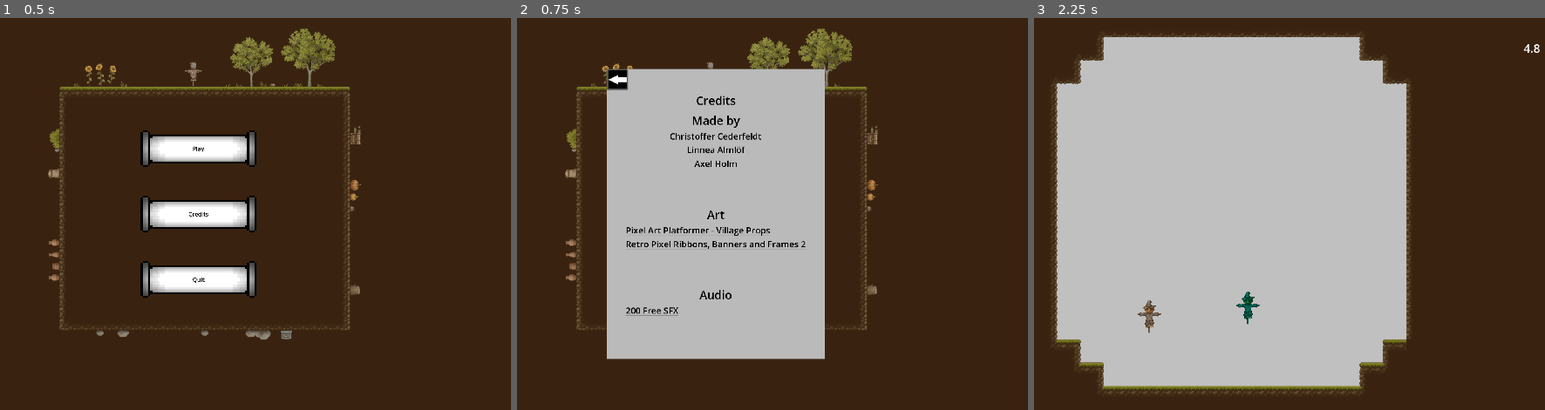
Above: before the commit, frames 1-3 (left to right).
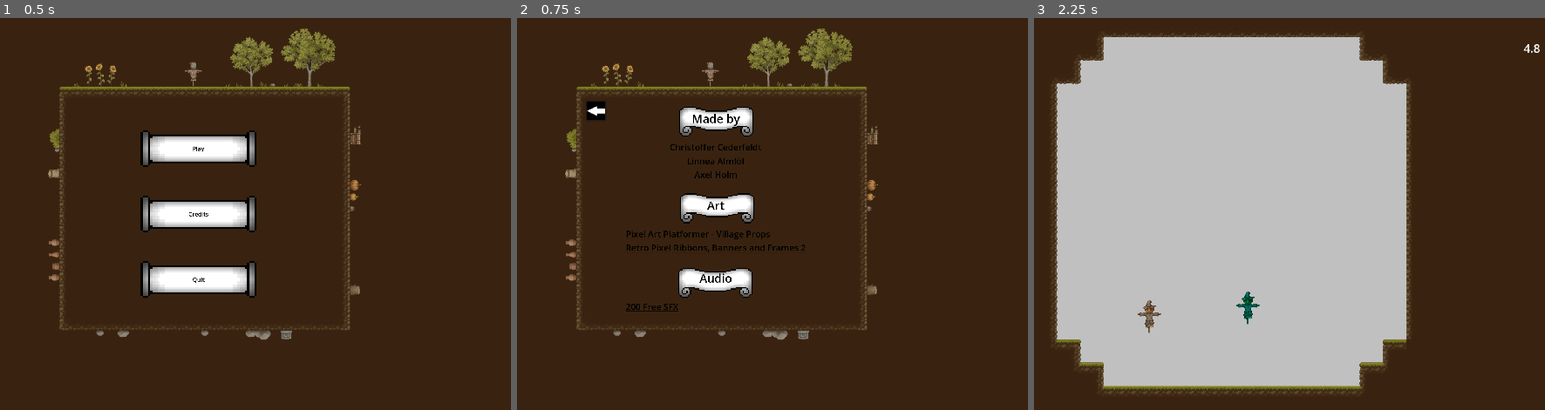
Above: after the commit, the same moments.

Repository: adudewithapc/piktiv-autumn-game-jam-2024
Game: Godot game, scene res://Scenes/UI/Menu.tscn
Two runs of this game, one before a commit and one after it. Both use one fixed random seed, a clock stepped at 60 frames per second and the inputs below. Sound files missing from this copy of the repository are replaced by a short silence.
Inputs (mouse positions are in pixels of both pictures, inside the frame that each line leads up to; where the layout moved, square brackets give the same spot in the first picture):
- Up to frame 1 (0.5 s): no input
- Up to frame 2 (0.75 s): click "Credits" at 0.5 s
- Up to frame 3 (2.25 s): click (1110, 112) [1136, 80] at 1.25 s; click "Play" at 2 s

Frame 1 is identical in both runs. In frame 2, 31% of the frame differs, in the area x 13-61%, y 12-88%; in frame 3, nothing differs.

Commit message:
Credits remake

Diff:
--- a/Scenes/UI/Credits.tscn
+++ b/Scenes/UI/Credits.tscn
@@ -1,20 +1,7 @@
-[gd_scene load_steps=6 format=3 uid="uid://bdg5ibh43a2wl"]
-
+[gd_scene load_steps=4 format=3 uid="uid://bdg5ibh43a2wl"]
+
+[ext_resource type="Texture2D" uid="uid://dq7mbtmtbn3rx" path="res://Scenes/UI/banner1.tres" id="1_ogmla"]
 [ext_resource type="Texture2D" uid="uid://lpvrp468rxjr" path="res://Art/arrow.png" id="1_r4ara"]
-
-[sub_resource type="Gradient" id="Gradient_tkgbq"]
-offsets = PackedFloat32Array(0, 0.0194805)
-colors = PackedColorArray(0.733333, 0.733333, 0.733333, 1, 0.733333, 0.733333, 0.733333, 1)
-
-[sub_resource type="GradientTexture2D" id="GradientTexture2D_4rcc3"]
-gradient = SubResource("Gradient_tkgbq")
-width = 600
-height = 800
-fill_to = Vector2(0, 0.00917431)
-
-[sub_resource type="LabelSettings" id="LabelSettings_dp25u"]
-font_size = 32
-font_color = Color(0, 0, 0, 1)
 
 [sub_resource type="LabelSettings" id="LabelSettings_hvl5j"]
 font_size = 32
@@ -22,70 +9,87 @@
 
 [node name="Credits" type="Control"]
 layout_mode = 3
-anchors_preset = 15
-anchor_right = 1.0
-anchor_bottom = 1.0
-grow_horizontal = 2
-grow_vertical = 2
-
-[node name="TextureRect" type="TextureRect" parent="."]
-layout_mode = 1
-anchors_preset = 8
-anchor_left = 0.5
-anchor_top = 0.5
-anchor_right = 0.5
-anchor_bottom = 0.5
-grow_horizontal = 2
-grow_vertical = 2
-texture = SubResource("GradientTexture2D_4rcc3")
-
-[node name="Title" type="Label" parent="TextureRect"]
-layout_mode = 1
-anchors_preset = 5
-anchor_left = 0.5
-anchor_right = 0.5
-offset_left = -55.0
-offset_top = 64.13
-offset_right = 55.0
-offset_bottom = 109.13
-grow_horizontal = 2
-text = "Credits"
-label_settings = SubResource("LabelSettings_dp25u")
-
-[node name="BackButton" type="Button" parent="TextureRect"]
+anchors_preset = 8
+anchor_left = 0.5
+anchor_top = 0.5
+anchor_right = 0.5
+anchor_bottom = 0.5
+grow_horizontal = 2
+grow_vertical = 2
+
+[node name="Control" type="Control" parent="."]
+layout_mode = 1
+anchors_preset = 8
+anchor_left = 0.5
+anchor_top = 0.5
+anchor_right = 0.5
+anchor_bottom = 0.5
+offset_left = -300.0
+offset_top = -352.0
+offset_right = -260.0
+offset_bottom = -312.0
+grow_horizontal = 2
+grow_vertical = 2
+
+[node name="BackButton" type="Button" parent="Control"]
 layout_mode = 0
-offset_right = 8.0
-offset_bottom = 8.0
+offset_left = -59.0
+offset_top = 38.0
+offset_right = -1.0
+offset_bottom = 96.0
 icon = ExtResource("1_r4ara")
 
-[node name="Content" type="VBoxContainer" parent="TextureRect"]
-layout_mode = 1
-anchors_preset = 8
-anchor_left = 0.5
-anchor_top = 0.5
-anchor_right = 0.5
-anchor_bottom = 0.5
-offset_left = -20.0
-offset_top = -20.0
-offset_right = 20.0
-offset_bottom = 20.0
-grow_horizontal = 2
-grow_vertical = 2
-theme_override_constants/separation = 100
-
-[node name="Programmers" type="VBoxContainer" parent="TextureRect/Content"]
-layout_mode = 2
-
-[node name="Sub-title" type="Label" parent="TextureRect/Content/Programmers"]
-layout_mode = 2
+[node name="Content" type="VBoxContainer" parent="Control"]
+layout_mode = 1
+anchors_preset = 8
+anchor_left = 0.5
+anchor_top = 0.5
+anchor_right = 0.5
+anchor_bottom = 0.5
+offset_left = 32.0
+offset_top = 45.5
+offset_right = 528.0
+offset_bottom = 608.5
+grow_horizontal = 2
+grow_vertical = 2
+theme_override_constants/separation = 45
+
+[node name="Programmers" type="VBoxContainer" parent="Control/Content"]
+layout_mode = 2
+
+[node name="Control" type="Control" parent="Control/Content/Programmers"]
+custom_minimum_size = Vector2(0, 80)
+layout_mode = 2
+
+[node name="TextureRect" type="TextureRect" parent="Control/Content/Programmers/Control"]
+layout_mode = 1
+anchors_preset = 8
+anchor_left = 0.5
+anchor_top = 0.5
+anchor_right = 0.5
+anchor_bottom = 0.5
+offset_left = -101.0
+offset_top = -50.5
+offset_right = -39.0
+offset_bottom = -25.5
+grow_horizontal = 2
+grow_vertical = 2
+scale = Vector2(3.3063, 3.3063)
+texture = ExtResource("1_ogmla")
+
+[node name="Sub-title" type="Label" parent="Control/Content/Programmers/Control"]
+layout_mode = 2
+offset_right = 496.0
+offset_bottom = 45.0
+size_flags_vertical = 1
 text = "Made by"
 label_settings = SubResource("LabelSettings_hvl5j")
 horizontal_alignment = 1
 
-[node name="Christoffer" type="CenterContainer" parent="TextureRect/Content/Programmers"]
-layout_mode = 2
-
-[node name="LinkButton3" type="LinkButton" parent="TextureRect/Content/Programmers/Christoffer"]
+[node name="Christoffer" type="CenterContainer" parent="Control/Content/Programmers"]
+layout_mode = 2
+
+[node name="LinkButton3" type="LinkButton" parent="Control/Content/Programmers/Christoffer"]
 layout_mode = 2
 theme_override_colors/font_color = Color(0, 0, 0, 1)
 theme_override_colors/font_hover_color = Color(0.111197, 0.111197, 0.111197, 1)
@@ -94,10 +98,10 @@
 text = "Christoffer Cederfeldt"
 uri = "https://chrizcode.itch.io/"
 
-[node name="Linnea" type="CenterContainer" parent="TextureRect/Content/Programmers"]
-layout_mode = 2
-
-[node name="LinkButton3" type="LinkButton" parent="TextureRect/Content/Programmers/Linnea"]
+[node name="Linnea" type="CenterContainer" parent="Control/Content/Programmers"]
+layout_mode = 2
+
+[node name="LinkButton3" type="LinkButton" parent="Control/Content/Programmers/Linnea"]
 layout_mode = 2
 theme_override_colors/font_color = Color(0, 0, 0, 1)
 theme_override_colors/font_hover_color = Color(0.111197, 0.111197, 0.111197, 1)
@@ -106,10 +110,10 @@
 text = "Linnea Almlöf"
 uri = "https://itch.io/profile/nea1303"
 
-[node name="Axel" type="CenterContainer" parent="TextureRect/Content/Programmers"]
-layout_mode = 2
-
-[node name="LinkButton3" type="LinkButton" parent="TextureRect/Content/Programmers/Axel"]
+[node name="Axel" type="CenterContainer" parent="Control/Content/Programmers"]
+layout_mode = 2
+
+[node name="LinkButton3" type="LinkButton" parent="Control/Content/Programmers/Axel"]
 layout_mode = 2
 theme_override_colors/font_color = Color(0, 0, 0, 1)
 theme_override_colors/font_hover_color = Color(0.111197, 0.111197, 0.111197, 1)
@@ -118,16 +122,38 @@
 text = "Axel Holm"
 uri = "https://that-martin-guy.itch.io"
 
-[node name="Art" type="VBoxContainer" parent="TextureRect/Content"]
-layout_mode = 2
-
-[node name="Sub-title" type="Label" parent="TextureRect/Content/Art"]
-layout_mode = 2
+[node name="Art" type="VBoxContainer" parent="Control/Content"]
+layout_mode = 2
+
+[node name="Control" type="Control" parent="Control/Content/Art"]
+custom_minimum_size = Vector2(0, 80)
+layout_mode = 2
+
+[node name="TextureRect2" type="TextureRect" parent="Control/Content/Art/Control"]
+layout_mode = 1
+anchors_preset = 8
+anchor_left = 0.5
+anchor_top = 0.5
+anchor_right = 0.5
+anchor_bottom = 0.5
+offset_left = -98.9999
+offset_top = -50.9999
+offset_right = -36.9999
+offset_bottom = -25.9999
+grow_horizontal = 2
+grow_vertical = 2
+scale = Vector2(3.3063, 3.3063)
+texture = ExtResource("1_ogmla")
+
+[node name="Sub-title" type="Label" parent="Control/Content/Art/Control"]
+layout_mode = 2
+offset_right = 496.0
+offset_bottom = 45.0
 text = "Art"
 label_settings = SubResource("LabelSettings_hvl5j")
 horizontal_alignment = 1
 
-[node name="LinkButton" type="LinkButton" parent="TextureRect/Content/Art"]
+[node name="LinkButton" type="LinkButton" parent="Control/Content/Art"]
 layout_mode = 2
 theme_override_colors/font_color = Color(0, 0, 0, 1)
 theme_override_colors/font_hover_color = Color(0.111197, 0.111197, 0.111197, 1)
@@ -136,7 +162,7 @@
 text = "Pixel Art Platformer - Village Props"
 uri = "https://cainos.itch.io/pixel-art-platformer-village-props"
 
-[node name="LinkButton2" type="LinkButton" parent="TextureRect/Content/Art"]
+[node name="LinkButton2" type="LinkButton" parent="Control/Content/Art"]
 layout_mode = 2
 theme_override_colors/font_color = Color(0, 0, 0, 1)
 theme_override_colors/font_hover_color = Color(0.111197, 0.111197, 0.111197, 1)
@@ -145,16 +171,38 @@
 text = "Retro Pixel Ribbons, Banners and Frames 2"
 uri = "https://bdragon1727.itch.io/retro-pixel-ribbons-banners-and-frames-2"
 
-[node name="Audio" type="VBoxContainer" parent="TextureRect/Content"]
-layout_mode = 2
-
-[node name="Sub-title" type="Label" parent="TextureRect/Content/Audio"]
-layout_mode = 2
+[node name="Audio" type="VBoxContainer" parent="Control/Content"]
+layout_mode = 2
+
+[node name="Control" type="Control" parent="Control/Content/Audio"]
+custom_minimum_size = Vector2(0, 80)
+layout_mode = 2
+
+[node name="TextureRect3" type="TextureRect" parent="Control/Content/Audio/Control"]
+layout_mode = 1
+anchors_preset = 8
+anchor_left = 0.5
+anchor_top = 0.5
+anchor_right = 0.5
+anchor_bottom = 0.5
+offset_left = -104.0
+offset_top = -46.5
+offset_right = -41.9999
+offset_bottom = -21.5
+grow_horizontal = 2
+grow_vertical = 2
+scale = Vector2(3.3063, 3.3063)
+texture = ExtResource("1_ogmla")
+
+[node name="Sub-title" type="Label" parent="Control/Content/Audio/Control"]
+layout_mode = 2
+offset_right = 496.0
+offset_bottom = 45.0
 text = "Audio"
 label_settings = SubResource("LabelSettings_hvl5j")
 horizontal_alignment = 1
 
-[node name="LinkButton" type="LinkButton" parent="TextureRect/Content/Audio"]
+[node name="LinkButton" type="LinkButton" parent="Control/Content/Audio"]
 layout_mode = 2
 theme_override_colors/font_color = Color(0, 0, 0, 1)
 theme_override_colors/font_hover_color = Color(0.111197, 0.111197, 0.111197, 1)
@@ -162,5 +210,3 @@
 theme_override_font_sizes/font_size = 24
 text = "200 Free SFX"
 uri = "https://kronbits.itch.io/freesfx"
-
-[connection signal="pressed" from="TextureRect/BackButton" to="." method="_on_back_button_pressed"]
--- a/Scenes/UI/Menu.tscn
+++ b/Scenes/UI/Menu.tscn
@@ -157,6 +157,6 @@
 [connection signal="pressed" from="MainMenu/VBoxContainer/Play/PlayButton" to="MainMenu" method="_on_play_button_pressed"]
 [connection signal="pressed" from="MainMenu/VBoxContainer/Credits/CreditsButton" to="." method="_on_credits_button_pressed"]
 [connection signal="pressed" from="MainMenu/VBoxContainer/Quit/QuitButton" to="MainMenu" method="_on_quit_button_pressed"]
-[connection signal="pressed" from="Credits/TextureRect/BackButton" to="." method="_on_back_button_pressed"]
+[connection signal="pressed" from="Credits/Control/BackButton" to="." method="_on_back_button_pressed"]
 
 [editable path="Credits"]
--- /dev/null
+++ b/Scenes/UI/banner1.tres
@@ -0,0 +1,7 @@
+[gd_resource type="AtlasTexture" load_steps=2 format=3 uid="uid://dq7mbtmtbn3rx"]
+
+[ext_resource type="Texture2D" uid="uid://btcrf681kyfsc" path="res://Scenes/UI/banners.png" id="1_djoad"]
+
+[resource]
+atlas = ExtResource("1_djoad")
+region = Rect2(257, 197, 62, 25)
--- a/Scripts/Menu.gd
+++ b/Scripts/Menu.gd
@@ -1,7 +1,7 @@
 extends Control
 
 func _ready() -> void:
-	var quit_button := $VBoxContainer/QuitButton
+	var quit_button := $VBoxContainer/Quit
 	if OS.has_feature("web"):
 		quit_button.queue_free()
 
